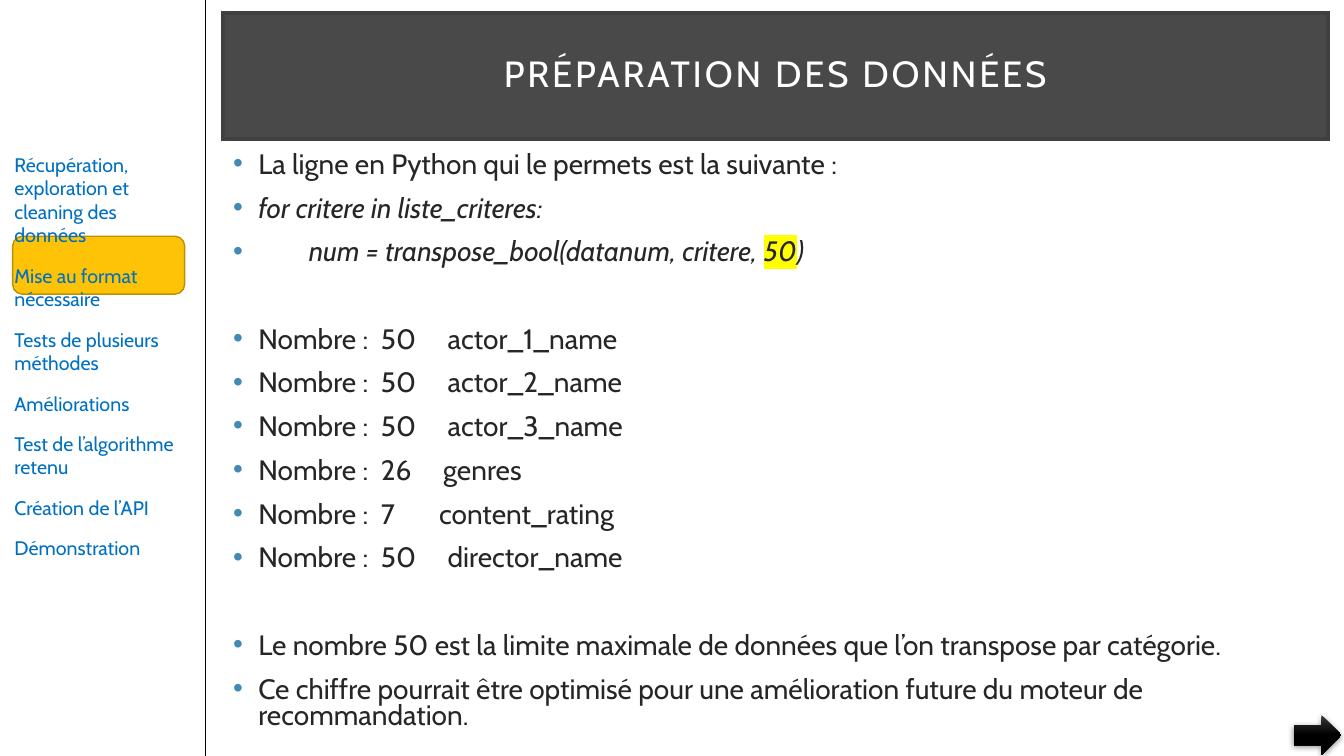
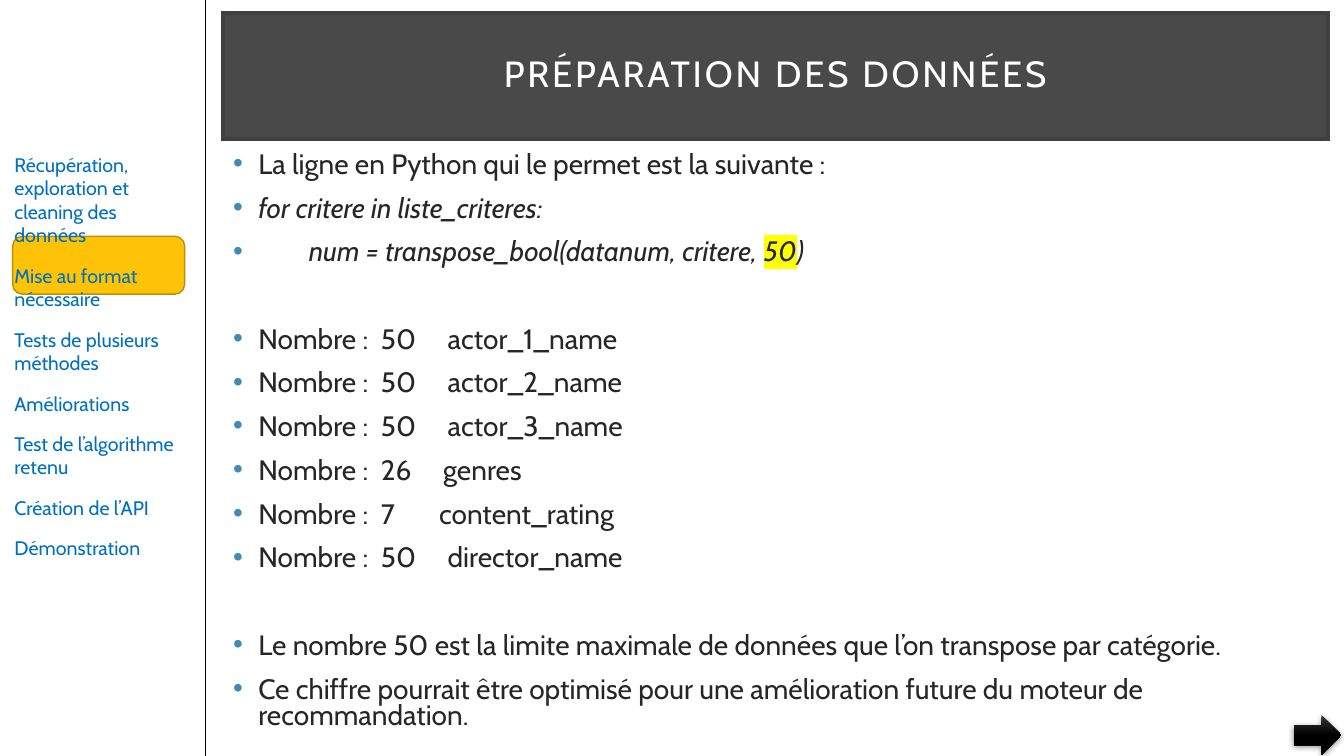
Before and after one commit to pfroide/python, a slide deck: slide 12 of Projet_3/p3.pptx. Drawn at 1344x756 pixels with LibreOffice and Linux fonts; fonts in the diff are those of the drawing. Boxes give left, top, right and bottom in pixels: in the first picture for what was removed or moved away, otherwise in the second. Text is boxed around its words. In the diff, an @@ line names an element or a change of style, - is before the commit and + after.

```diff
--- a/Projet_3/p3.pptx
+++ b/Projet_3/p3.pptx
@@ text at (258, 153, 813, 180): text changed @@
-• La ligne en Python qui le permets est la suivante :
+• La ligne en Python qui le permet est la suivante :
```
Also in this commit, not shown: 13 other slides changed, 1 slide added.
